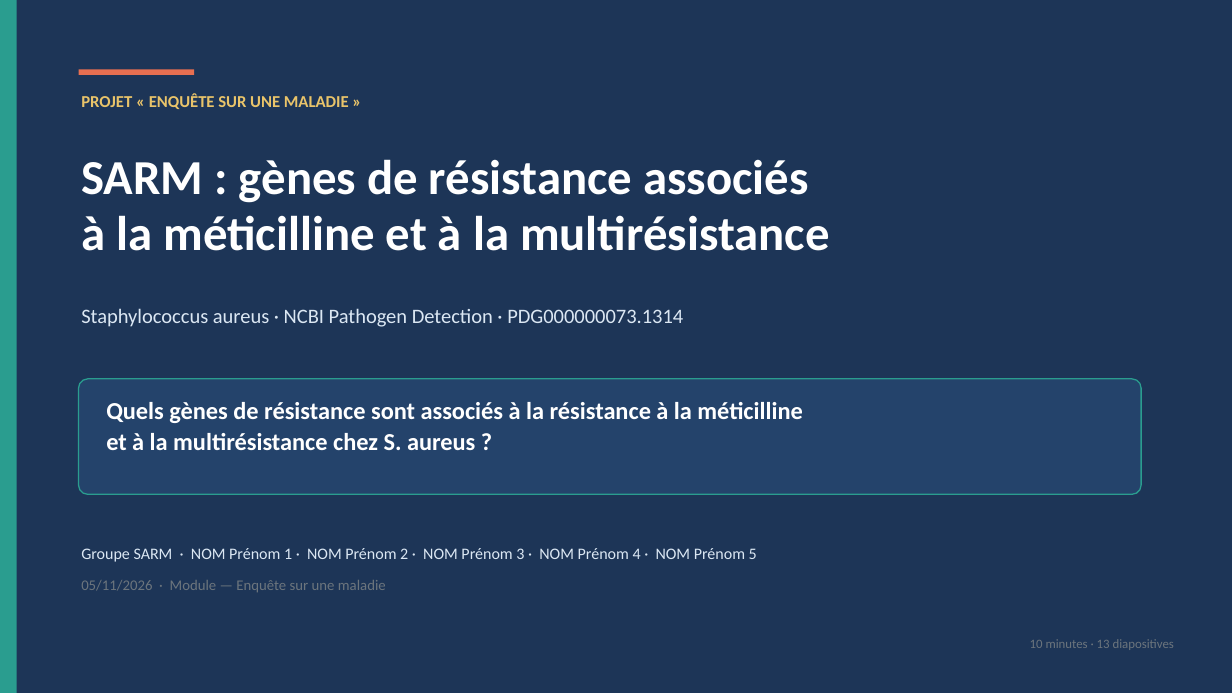
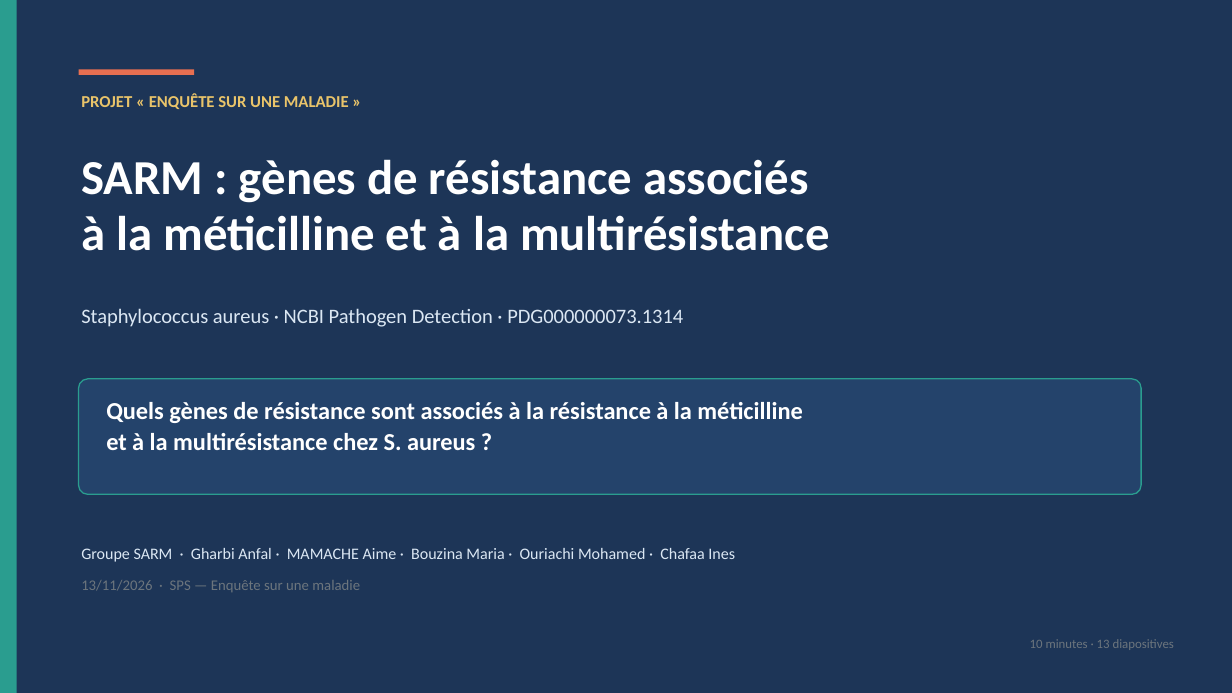
Before and after one commit to aimenmdz21/Projet_Maladie_SARM, a slide deck: slide 1 of presentation/presentation.pptx. Drawn at 1232x693 pixels with LibreOffice and Linux fonts; fonts in the diff are those of the drawing. Boxes give left, top, right and bottom in pixels: in the first picture for what was removed or moved away, otherwise in the second. Text is boxed around its words. In the diff, an @@ line names an element or a change of style, - is before the commit and + after.

```diff
--- a/presentation/presentation.pptx
+++ b/presentation/presentation.pptx
@@ text at [81, 548, 735, 562]: text changed @@
-Groupe SARM · NOM Prénom 1 · NOM Prénom 2 · NOM Prénom 3 · NOM Prénom 4 · NOM Prénom 5
+Groupe SARM · Gharbi Anfal · MAMACHE Aime · Bouzina Maria · Ouriachi Mohamed · Chafaa Ines
@@ text at [81, 580, 360, 592]: text changed @@
-05/11/2026 · Module — Enquête sur une maladie
+13/11/2026 · SPS — Enquête sur une maladie
```
Also in this commit, not shown: 2 other slides changed, 19 other files.
